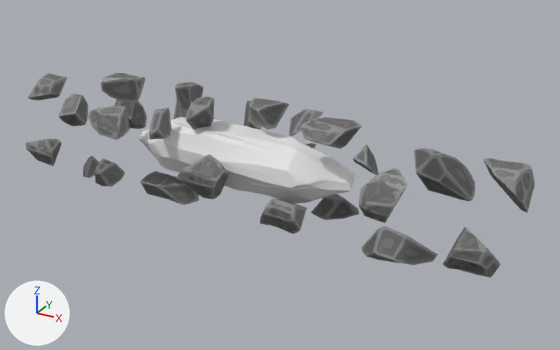
The FBX model Singularity-Game/Assets/Assets_Probs/Platforms/CrumblingPlatform01.fbx as it was, and as the next commit left it.
Camera for both pictures: a 50 mm lens placed at (1.726, -2.84, 2.273), pointed at (0.13, 0.062, 0.822). Arrows for +X, +Y and +Z are at lower left; the lights stay in place. Where no turn or scale is listed for an object, it has been applied to the vertices.

Before the edit, the objects in view are built like this:
```python
me_cylinder_002 = bpy.data.meshes.new('Cylinder.002')
me_cylinder_002.from_pydata(...)  # 343 vertices, 675 faces; spans x -0.545..0.578, y -0.138..0.142, z -0.145..0.137
me_cylinder_cell_079 = bpy.data.meshes.new('Cylinder_cell.079')
me_cylinder_cell_079.from_pydata(...)  # 1126 vertices, 2135 faces; spans x -1.29..1.26, y -0.29..0.33, z 0.59..1.19
me_cylinder_cell_079.materials.append(mat_crumbling)  # picture img_hexacrumbling01_png
ob_cylinder_cell = bpy.data.objects.new('Cylinder_cell', me_cylinder_cell_079)
ob_cylinder_cell.location = (0.0, 0.0, 0.0)
ob_gravicrystal_002 = bpy.data.objects.new('GraviCrystal.002', me_cylinder_002)
ob_gravicrystal_002.location = (-0.046, -0.028, 0.911)
```
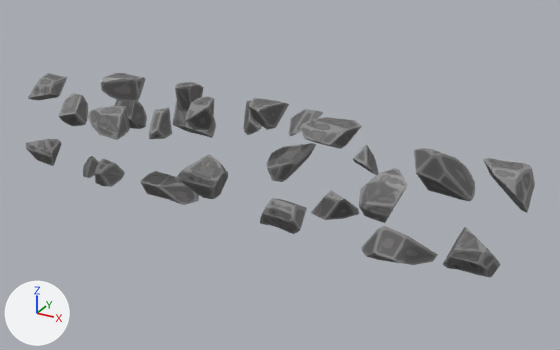
Where the newer file only moved an object's origin or applied its transform, the numbers keep the older frame.

The edits, one by one:
Object 'GraviCrystal.002' (ob_gravicrystal_002) is deleted.

What differs and where, as boxes (x1, y1, x2, y2) in the pictures (560 x 350 px):
'GraviCrystal.002', deleted
    before: (139, 117, 355, 203)
